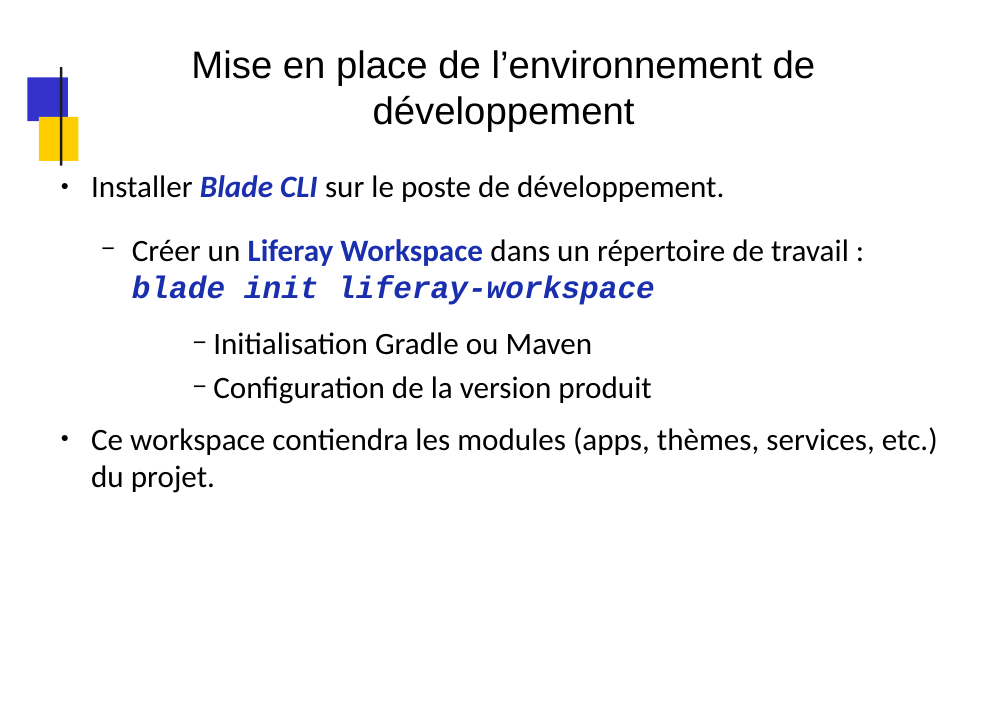
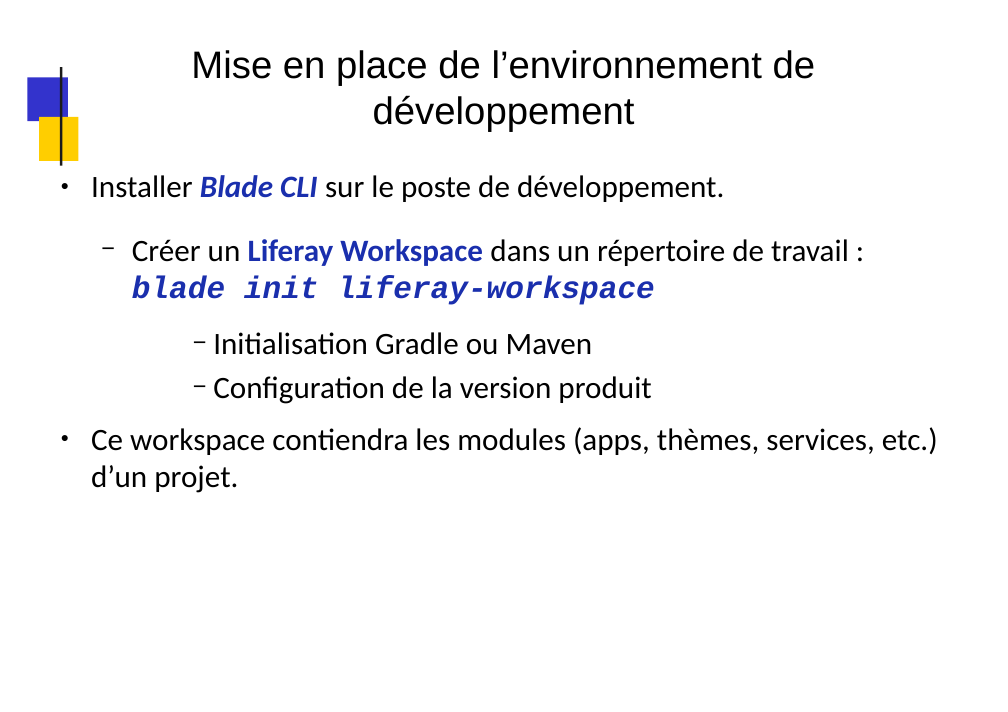
Before and after one commit to dthibau/liferay, a slide deck: slide 131 of Lrd7.pptx. Drawn at 1008x712 pixels with LibreOffice and Linux fonts; fonts in the diff are those of the drawing; background and template pictures are left out. Boxes give left, top, right and bottom in pixels: in the first picture for what was removed or moved away, otherwise in the second. Text is boxed around its words. In the diff, an @@ line names an element or a change of style, - is before the commit and + after.

```diff
--- a/Lrd7.pptx
+++ b/Lrd7.pptx
@@ text at [91,427,938,493]: text changed @@
-● Ce workspace contiendra les modules (apps, thèmes, services, etc.) du projet.
+● Ce workspace contiendra les modules (apps, thèmes, services, etc.) d’un projet.
```
Also in this commit, not shown: 8 other slides changed, 3 other files.
